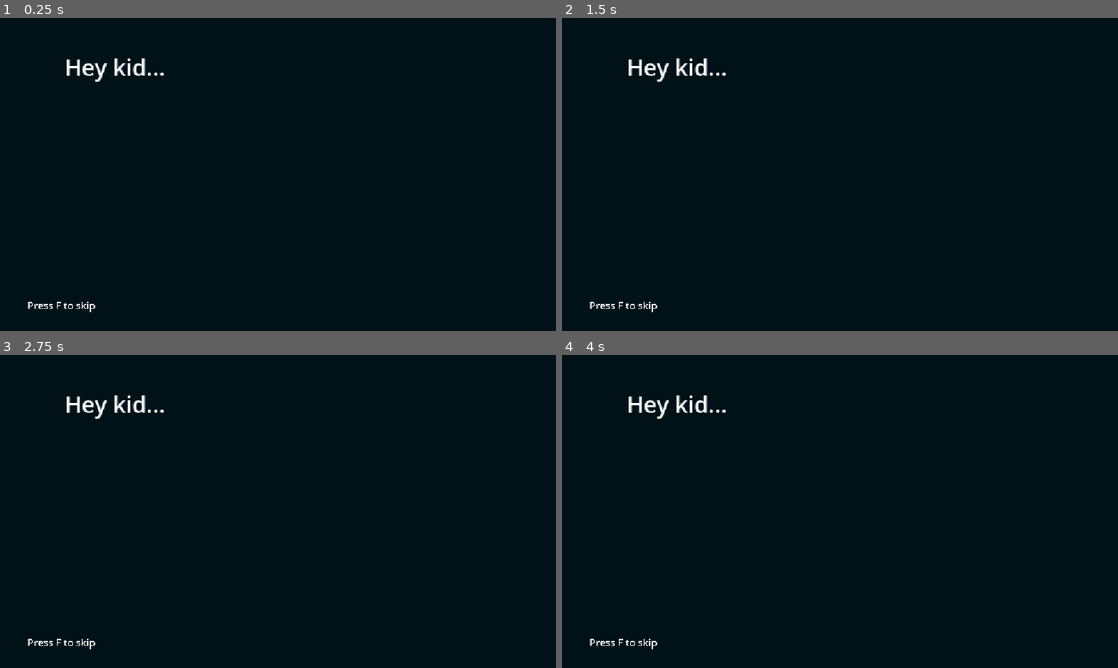
Above: before the commit, frames 1-4 (two rows, left to right).
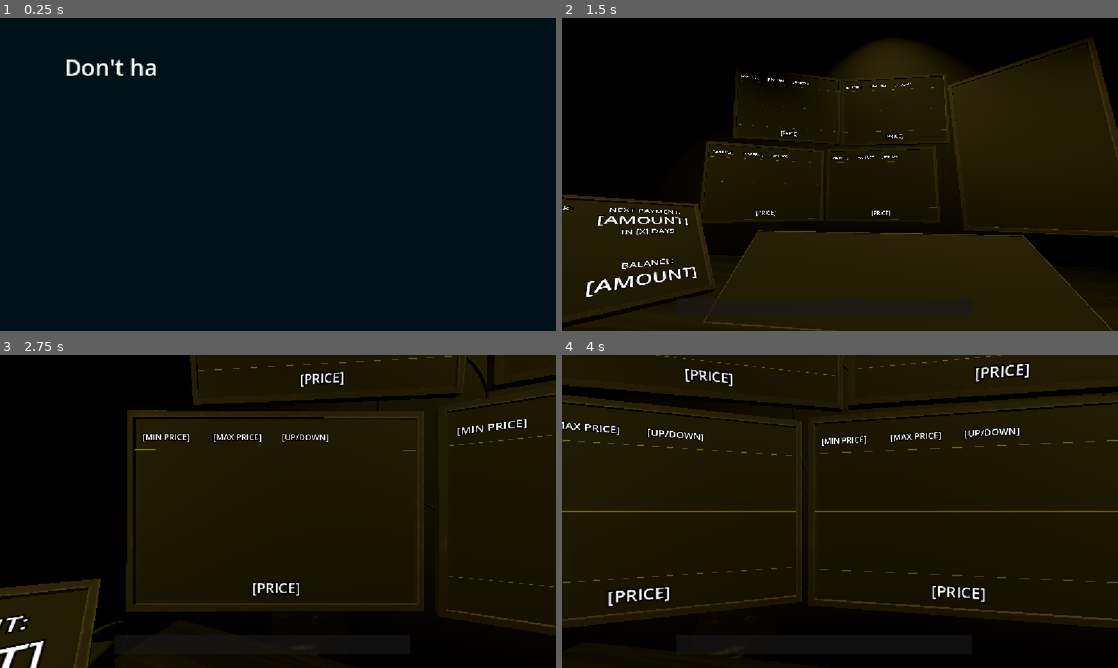
Above: after the commit, the same moments.

Repository: Lilly12568/Stockbouncer
Game: Godot game, scene res://fail.tscn
Same seed, same stepped clock (60 frames per second), same inputs: the game is played once before the commit and once after it. This scene is started directly instead of the project's main scene. Sound files missing from this copy of the repository are replaced by a short silence.
Inputs (mouse positions are in pixels of both pictures, inside the frame that each line leads up to):
- Up to frame 1 (0.25 s): no input
- Up to frame 2 (1.5 s): tap F at 0.5, 1.35 s; move the mouse to (962, 158) at 0.52 s; hold F 0.53-1.28 s; click (962, 158) at 0.67 s; move the mouse to (728, 190) at 1.27 s; click (728, 190) at 1.42 s
- Up to frame 3 (2.75 s): tap F at 2 s; move the mouse to (333, 442) at 2.02 s; hold F from 2.03 s (still down); click (333, 442) at 2.17 s
- Up to frame 4 (4 s): move the mouse to (812, 574) at 2.77 s; release F at 2.78 s; tap F at 2.85, 3.5 s; click (812, 574) at 2.92 s; move the mouse to (1006, 558) at 3.52 s; hold F from 3.53 s (still down); click (1006, 558) at 3.67 s

The runs differ from the first frame. In frame 1, 0.6% of the frame differs, in the area x 5-30%, y 12-94%; in frame 2, 60%; in frame 3, 54%; in frame 4, 65%, in the area x 0-100%, y 0-97%.

Commit message:
add fail scene

Diff:
--- a/fail.gd
+++ b/fail.gd
@@ -8,14 +8,26 @@
 
 @onready var dialogue_sound: AudioStreamPlayer2D = $DialogueSound
 @onready var text_label: Label = $TextLabel
+@onready var fail_objects = $FailObjects
 
 var isLooping = false
 
 
 var dialogue = [
-	"Shame...",
-	"You really were a good kid."
+	"Don't have the dough, huh?",
+	"Shame.",
+	"You really were a good kid.",
+	"Welp...",
+	"Til' next time, tiger."
 ]
+
+
+func _on_retry_button_pressed():
+	get_tree().change_scene_to_file("res://introsequence.tscn")
+
+
+func _on_quit_button_pressed():
+	get_tree().quit()
 
 
 func _ready():
@@ -56,4 +68,5 @@
 		await get_tree().create_timer(text_wait_time).timeout
 
 	# Switch scene once all passages are finished
-	get_tree().change_scene_to_file(next_scene)
+	fail_objects.visible = true
+	text_label.visible = false
--- a/fail.tscn
+++ b/fail.tscn
@@ -6,11 +6,17 @@
 [sub_resource type="LabelSettings" id="LabelSettings_0lw3l"]
 font_size = 47
 
-[node name="Fail" type="Node2D" unique_id=1406408564]
+[sub_resource type="LabelSettings" id="LabelSettings_lfxu0"]
+font_size = 128
+
+[node name="Fail" type="Control" unique_id=1552101873]
+layout_mode = 3
+anchors_preset = 0
 script = ExtResource("1_cxby8")
 
 [node name="TextLabel" type="Label" parent="." unique_id=2041381976]
 z_index = 1
+layout_mode = 0
 offset_left = 134.0
 offset_top = 69.0
 offset_right = 683.0
@@ -19,18 +25,8 @@
 label_settings = SubResource("LabelSettings_0lw3l")
 metadata/_edit_use_anchors_ = true
 
-[node name="SkipPrompt" type="Label" parent="." unique_id=799518832]
-z_index = 1
-offset_left = 57.0
-offset_top = 581.0
-offset_right = 606.0
-offset_bottom = 683.0
-scale = Vector2(0.43598008, 0.43598008)
-text = "Press F to skip"
-label_settings = SubResource("LabelSettings_0lw3l")
-metadata/_edit_use_anchors_ = true
-
 [node name="Background" type="ColorRect" parent="." unique_id=1603482578]
+layout_mode = 0
 offset_right = 1168.0
 offset_bottom = 659.0
 color = Color(3.6098065e-08, 0.069158524, 0.096017025, 1)
@@ -38,3 +34,33 @@
 
 [node name="DialogueSound" type="AudioStreamPlayer2D" parent="." unique_id=1015666232]
 stream = ExtResource("2_vc31e")
+
+[node name="FailObjects" type="Node2D" parent="." unique_id=149012439]
+visible = false
+
+[node name="Label" type="Label" parent="FailObjects" unique_id=266333972]
+offset_left = 221.0
+offset_top = 165.0
+offset_right = 955.0
+offset_bottom = 340.0
+text = "GAME OVER"
+label_settings = SubResource("LabelSettings_lfxu0")
+
+[node name="RetryButton" type="Button" parent="FailObjects" unique_id=2066349519]
+offset_left = 517.0
+offset_top = 334.0
+offset_right = 702.0
+offset_bottom = 416.0
+theme_override_font_sizes/font_size = 54
+text = "RETRY"
+
+[node name="QuitButton" type="Button" parent="FailObjects" unique_id=407989660]
+offset_left = 537.0
+offset_top = 435.0
+offset_right = 648.0
+offset_bottom = 502.0
+theme_override_font_sizes/font_size = 43
+text = "QUIT"
+
+[connection signal="pressed" from="FailObjects/RetryButton" to="." method="_on_retry_button_pressed"]
+[connection signal="pressed" from="FailObjects/QuitButton" to="." method="_on_quit_button_pressed"]
--- a/mainmenu.gd
+++ b/mainmenu.gd
@@ -3,11 +3,6 @@
 
 @onready var menu_container = $MenuContainer
 @onready var options_panel = $OptionsPanel
-
-
-func _ready():
-	pass
-	#options_panel.hide()
 
 
 func _on_start_button_pressed():
